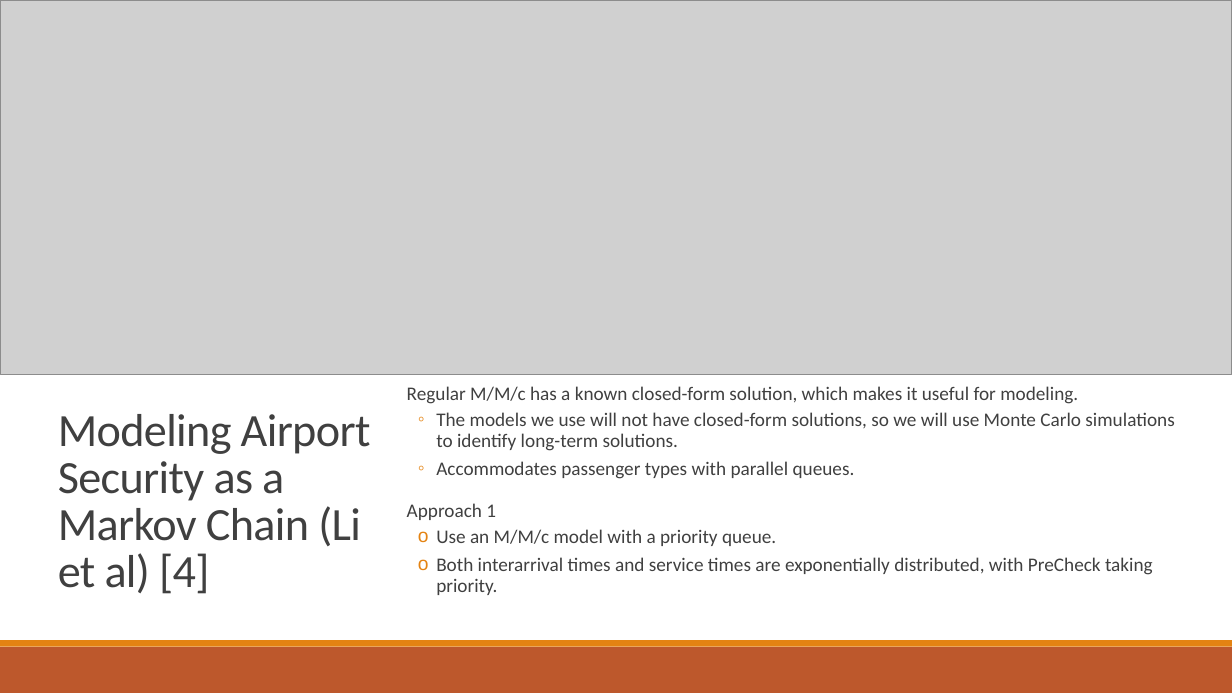
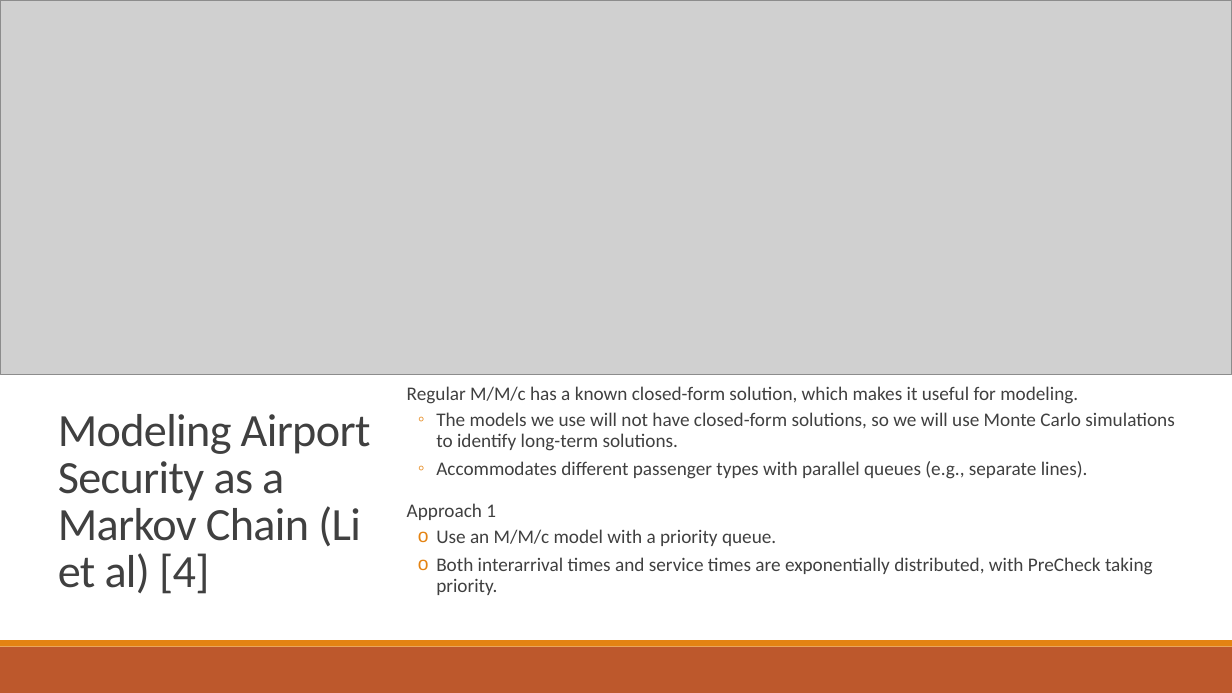
Before and after one commit to kayleeisokay/AM115_HW, a slide deck: slide 4 of Group Project 2/Analysis of Airport Security With Queuing Theory.pptx. Drawn at 1232x693 pixels with LibreOffice and Linux fonts; fonts in the diff are those of the drawing; grey boxes stand for pictures. Boxes give left, top, right and bottom in pixels: in the first picture for what was removed or moved away, otherwise in the second. Text is boxed around its words. In the diff, an @@ line names an element or a change of style, - is before the commit and + after.

```diff
--- a/Group Project 2/Analysis of Airport Security With Queuing Theory.pptx
+++ b/Group Project 2/Analysis of Airport Security With Queuing Theory.pptx
@@ text at (436,461,1088,479): text changed @@
-  ◦ Accommodates passenger types with parallel queues.
+  ◦ Accommodates different passenger types with parallel queues (e.g., separate lines).
```
Also in this commit, not shown: 1 other slide changed.
